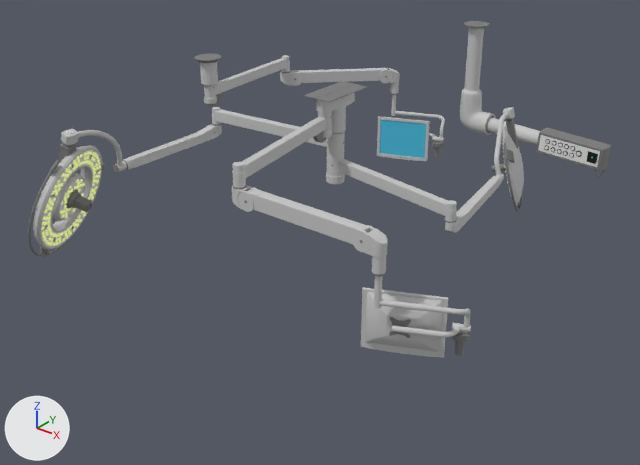
Two versions of the FBX model Scenes/VROffice/mesh/Powerled.fbx, one commit apart.
Camera for both pictures: a 50 mm camera at (3.48, -4.47, 3.71) aimed at (-0.12, 0.02, 0.93). Arrows for +X, +Y and +Z are at lower left; the lights stay in place. Where no turn or scale is listed for an object, it has been applied to the vertices.

In view in the first picture: 'Modutec PLG Maquet', 'Powerled 500 (1)', 'Powerled 500 (4)', 'Powerled 700 (1)', 'Powerled 700 (4)', 'Satelite System', 'Single flat screen 1 (1)', 'Single flat screen 1 (2)', 'Single flat screen 1 (3)', 'Single flat screen 2 (1)', 'Single flat screen 2 (2)', 'Single flat screen 2 (3)'.
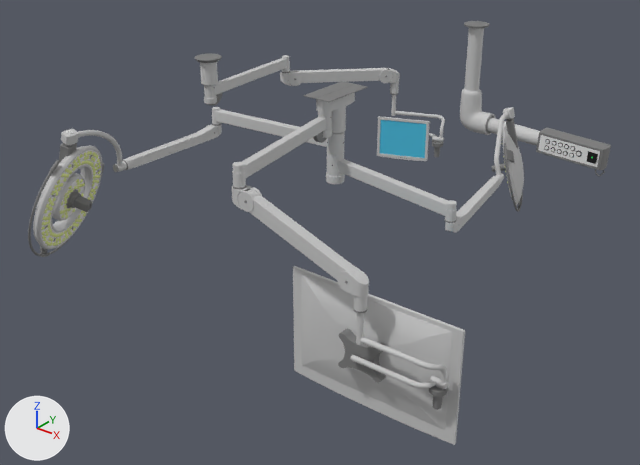
Location of each change, [x1, y1, x2, y2] in pixels of the pictures (640 x 465 px; the box of a moved part takes in the faces that stretch with it):
'Single flat screen 2 (1)', reshaped, moved, turned
    before: [361, 276, 471, 358]
    after: [293, 266, 465, 445]
'Single flat screen 2 (2)', reshaped (12% narrower, 41% taller)
    before: [232, 186, 388, 276]
    after: [232, 186, 369, 313]
'Powerled 700 (1)', recoloured, surface changed
    both: [38, 148, 104, 249]
part 1 of me_untitled_007, moved or reshaped
    before: [392, 325, 440, 337]
    after: [350, 355, 415, 387]
part 2 of me_untitled_007, moved or reshaped
    before: [389, 317, 411, 338]
    after: [338, 329, 386, 383]
part 3 of me_untitled_007, moved or reshaped
    before: [361, 287, 448, 358]
    after: [293, 266, 465, 445]
part 4 of me_untitled_007, moved or reshaped
    before: [365, 292, 443, 352]
    after: [301, 274, 453, 430]
part 5 of me_untitled_012, moved or reshaped
    before: [352, 230, 371, 253]
    after: [337, 271, 353, 292]
part 6 of me_untitled_012, moved or reshaped
    before: [251, 189, 370, 244]
    after: [249, 195, 357, 280]
part 7 of me_untitled_012, moved or reshaped
    before: [366, 228, 388, 257]
    after: [347, 270, 369, 297]
part 8 of me_untitled_012, moved or reshaped
    before: [372, 256, 386, 275]
    after: [354, 295, 368, 312]
part 9 of me_untitled_012, moved or reshaped
    before: [372, 272, 386, 276]
    after: [354, 310, 367, 313]

Patch to the scene script:
```diff
--- a/Scenes/VROffice/mesh/Powerled.fbx.py
+++ b/Scenes/VROffice/mesh/Powerled.fbx.py
@@ mat_light @@
 mat_light.roughness = 0.69
-mat_light.emission_color = (0.733, 0.8, 0.292)  # yellow #dee793
-mat_light.emission_strength = 0.44
@@ me_untitled_007 @@
 me_untitled_007.from_pydata(...)  # 2238 vertices, 4324 faces; spans x -54.7..5.1, y -19.4..38.5, z -9.9..31.2
 # used by ob_single_flat_screen_2__1; parent = ob_single_flat_screen_2__group_1; location = (185.7, -18.31, -59.79); rotation_euler = (1.571, 0.0, 0.175), in degrees (90, 0, 10); scale = (1.0, 1.0, 0.474)
+# me_untitled_007 part 1: the loose piece of 56 vertices spanning x -36.1..-10.4, y 0.7..4.0, z 17.1..24.0 is multiplied about its middle by the matrix ((1.615, 0.0, 0.005), (0.0, 0.996, 0.0), (0.022, 0.0, 0.996)), then moved by (-7.3, 0.0, -0.3)
+# me_untitled_007 part 2: the loose piece of 152 vertices spanning x -37.8..-26.4, y -3.6..8.0, z 15.5..17.2 is multiplied about its middle by the matrix ((2.501, 0.0, -0.043), (0.0, 2.0, 0.0), (-0.191, 0.0, 7.999)), then moved by (-15.7, -0.2, -8.2)
+# me_untitled_007 part 3: the loose piece of 92 vertices spanning x -54.7..-8.2, y -19.4..18.6, z -4.2..-0.1 is multiplied about its middle by the matrix ((2.5, 0.0, 0.012), (0.0, 2.0, 0.0), (0.052, 0.0, 1.0)), then moved by (-17.7, -2.8, -13.2)
+# me_untitled_007 part 4: the loose piece of 68 vertices spanning x -52.2..-10.7, y -15.1..17.3, z -1.1..15.7 is multiplied about its middle by the matrix ((2.5, 0.0, 0.012), (0.0, 2.0, 0.0), (0.052, 0.0, 1.0)), then moved by (-17.5, -1.3, -13.2)
 me_untitled_007.materials.append(mat_steel_stainlessl_shiny)
@@ me_untitled_012 @@
 me_untitled_012.from_pydata(...)  # 1154 vertices, 2256 faces; spans x -12.9..93.5, y -17.1..6.0, z -7.7..1.1
 # used by ob_single_flat_screen_2__2; parent = ob_single_flat_screen_2__group_1; location = (59.29, -12.45, -6.019); rotation_euler = (-1.571, 0.0, 2.88), in degrees (-90, 0, 165); scale = (-1.0, -1.0, -1.0)
+# me_untitled_012 part 5: the loose piece of 88 vertices spanning x 74.6..86.7, y -6.0..6.0, z -7.2..-5.5 is turned -19.4 degrees about the z axis through its middle, then moved by (-9.2, -26.7, 0.0)
+# me_untitled_012 part 6: the loose piece of 32 vertices spanning x 1.7..81.1, y -3.7..6.0, z -6.8..0.2 is turned -19.4 degrees about the z axis through its middle, then moved by (-6.6, -13.8, 0.0)
+# me_untitled_012 part 7: the loose piece of 250 vertices spanning x 83.3..93.5, y -5.8..5.7, z -7.5..1.0 is turned -1.3 degrees about the z axis through its middle, then moved by (-10.9, -27.1, 0.0)
+# me_untitled_012 part 8: the loose piece of 66 vertices spanning x 85.7..93.0, y -16.0..-5.6, z -6.9..0.3 is moved by (-11.0, -26.3, 0.0)
+# me_untitled_012 part 9: the loose piece of 88 vertices spanning x 85.7..93.0, y -17.1..-16.0, z -6.9..0.3 is moved by (-11.0, -26.3, 0.0)
 me_untitled_012.materials.append(mat_steel_stainlessl_shiny)
@@ ob_single_flat_screen_2__1 @@
 ob_single_flat_screen_2__1.parent = ob_single_flat_screen_2__group_1
-ob_single_flat_screen_2__1.location = (185.7, -18.31, -59.79)
-ob_single_flat_screen_2__1.rotation_euler = (1.571, 0.0, 0.175)  # degrees (90, 0, 10)
+ob_single_flat_screen_2__1.location = (179.7, -33.85, -86.97)
+ob_single_flat_screen_2__1.rotation_euler = (1.571, 0.0, -0.245)  # degrees (90, 0, -14)
 ob_single_flat_screen_2__1.scale = (1.0, 1.0, 0.474)
```
